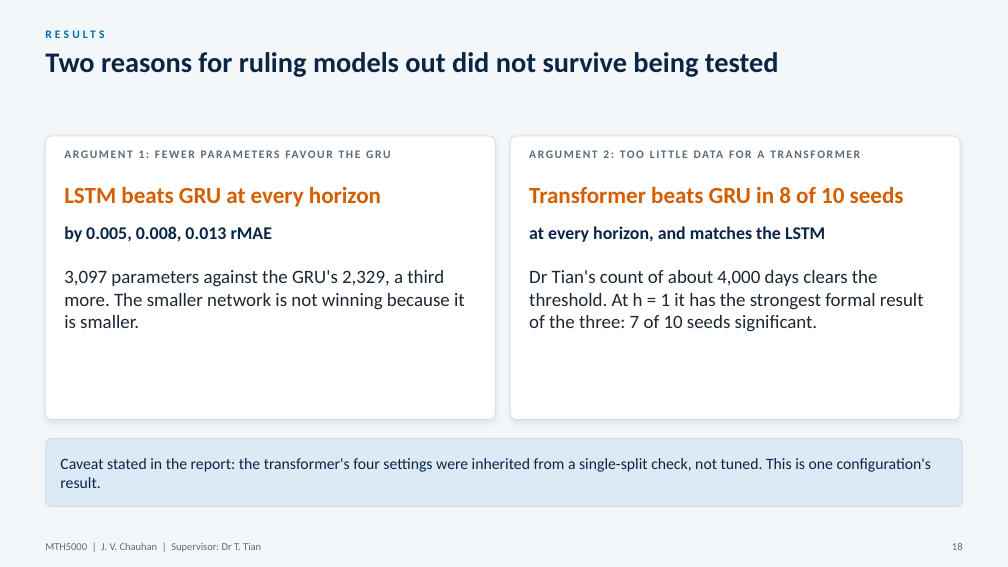
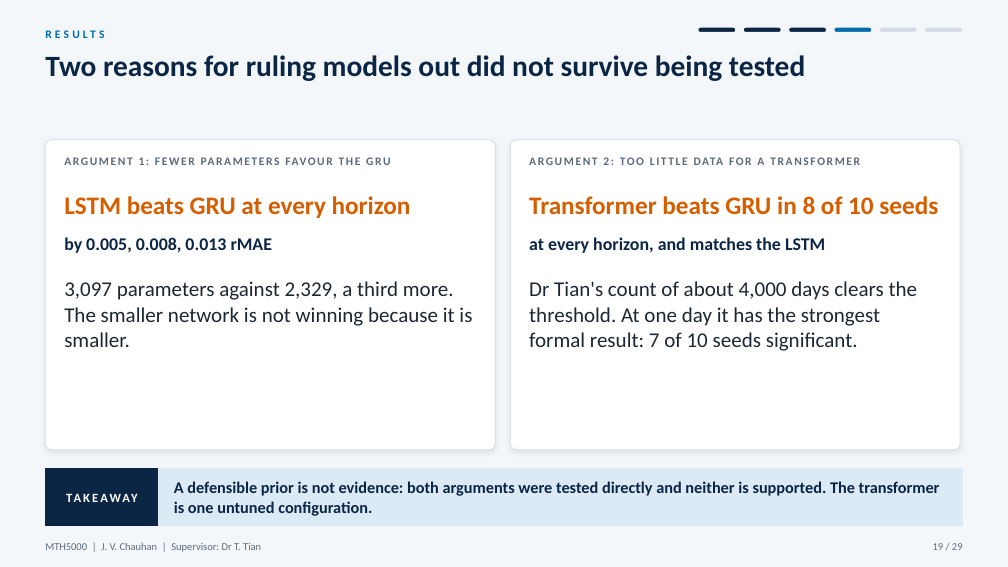
Before and after one commit to JC16092/mth5000-aqi-forecast, a slide deck: slide 19 of presentation_new/MTH5000_oral_presentation.pptx (slide 18 before the commit). Drawn at 1008x567 pixels with LibreOffice and Linux fonts; fonts in the diff are those of the drawing. Boxes give left, top, right and bottom in pixels: in the first picture for what was removed or moved away, otherwise in the second. Text is boxed around its words. In the diff, an @@ line names an element or a change of style, - is before the commit and + after.

```diff
--- a/presentation_new/MTH5000_oral_presentation.pptx
+++ b/presentation_new/MTH5000_oral_presentation.pptx
@@ rounded rectangle added at bbox=[698, 27, 736, 33], fill #0B2545, outline #F4F7FA 1 pt @@
@@ rounded rectangle added at bbox=[743, 27, 781, 33], fill #0B2545, outline #F4F7FA 1 pt @@
@@ rounded rectangle added at bbox=[789, 27, 827, 33], fill #0B2545, outline #F4F7FA 1 pt @@
@@ rounded rectangle added at bbox=[834, 27, 872, 33], fill #006CAB, outline #F4F7FA 1 pt @@
@@ rounded rectangle added at bbox=[879, 27, 917, 33], fill #D3DCE6, outline #F4F7FA 1 pt @@
@@ rounded rectangle added at bbox=[925, 27, 963, 33], fill #D3DCE6, outline #F4F7FA 1 pt @@
@@ text "Two reasons for ruling models ..." at bbox=[45, 55, 805, 81]: size 27 to 28 pt @@
@@ rounded rectangle: place and size @@
-rounded rectangle at bbox=[45, 136, 495, 420]
+rounded rectangle at bbox=[45, 140, 495, 450]
@@ rounded rectangle at bbox=[45, 140, 495, 450]: proportions changed @@
@@ rounded rectangle at bbox=[510, 140, 960, 450]: proportions changed @@
@@ rounded rectangle: place and size @@
-rounded rectangle at bbox=[510, 136, 960, 420]
+rounded rectangle at bbox=[510, 140, 960, 450]
@@ text "LSTM beats GRU at every ...": place and size @@
-text "LSTM beats GRU at every ..." at bbox=[64, 186, 381, 207]
+text "LSTM beats GRU at every ..." at bbox=[64, 196, 411, 218]
@@ text "LSTM beats GRU at every ..." at bbox=[64, 196, 411, 218]: size 22 to 24 pt @@
@@ text "Transformer beats GRU in 8 ..." at bbox=[529, 196, 938, 215]: size 22 to 24 pt @@
@@ text "Transformer beats GRU in 8 ...": place and size @@
-text "Transformer beats GRU in 8 ..." at bbox=[529, 186, 904, 203]
+text "Transformer beats GRU in 8 ..." at bbox=[529, 196, 938, 215]
@@ 4 texts: place and size @@
-4 texts at bbox=[64, 150, 825, 242]
+4 texts at bbox=[64, 157, 825, 253]
@@ text at bbox=[64, 281, 472, 347]: text changed; size 18 to 20 pt @@
-3,097 parameters against the GRU's 2,329, a third more. The smaller network is not winning because it is smaller.
+3,097 parameters against 2,329, a third more. The smaller network is not winning because it is smaller.
@@ text at bbox=[529, 281, 918, 351]: text changed; size 18 to 20 pt @@
-Dr Tian's count of about 4,000 days clears the threshold. At h = 1 it has the strongest formal result of the three: 7 of 10 seeds significant.
+Dr Tian's count of about 4,000 days clears the threshold. At one day it has the strongest formal result: 7 of 10 seeds significant.
@@ rounded rectangle removed at bbox=[45, 439, 963, 507] @@
@@ rectangle added at bbox=[45, 469, 159, 526], fill #0B2545, outline #0B2545 1 pt @@
@@ text added at bbox=[45, 469, 159, 526], 12 pt, text #FFFFFF, bold @@
+TAKEAWAY
@@ text removed at bbox=[60, 458, 932, 488] @@
-Caveat stated in the report: the transformer's four settings were inherited from a single-split check, not tuned. This is one configuration's result.
@@ rectangle added at bbox=[159, 469, 963, 526], fill #DCEAF5, outline #DCEAF5 1 pt @@
@@ text added at bbox=[174, 481, 940, 516], 15.5 pt, text #0B2545, bold @@
+A defensible prior is not evidence: both arguments were tested directly and neither is supported. The transformer is one untuned configuration.
@@ text at bbox=[933, 543, 963, 550]: text changed @@
-18
+19 / 29
```
Also in this commit, not shown: 31 other slides changed, 6 slides added, 1 slide removed, 6 other files.
